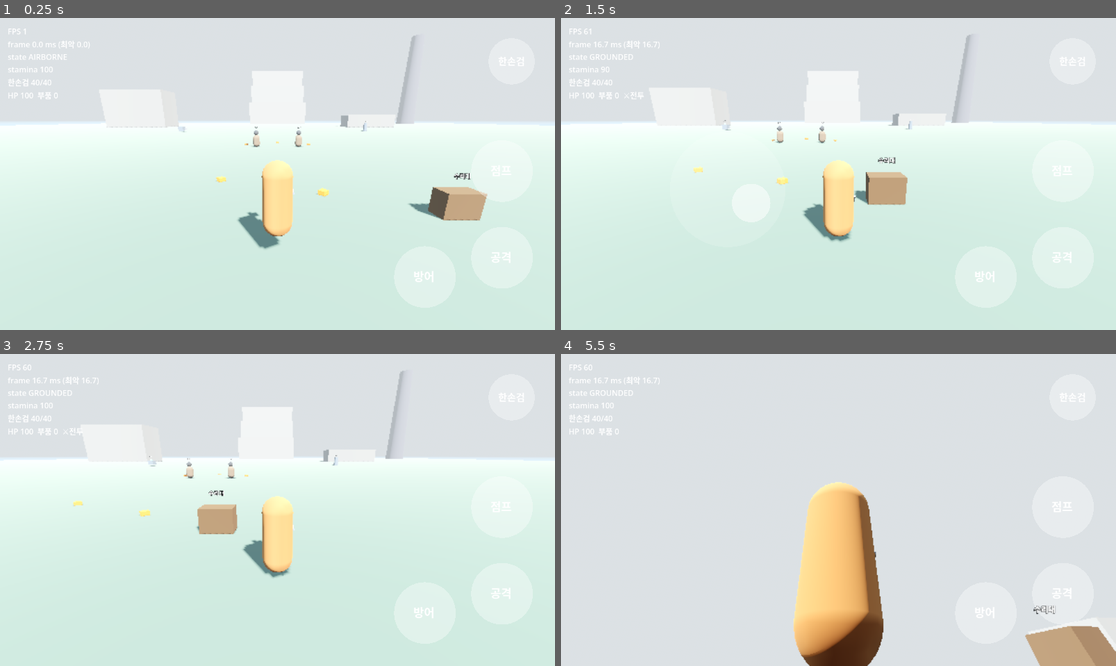
Above: before the commit, frames 1-4 (two rows, left to right).
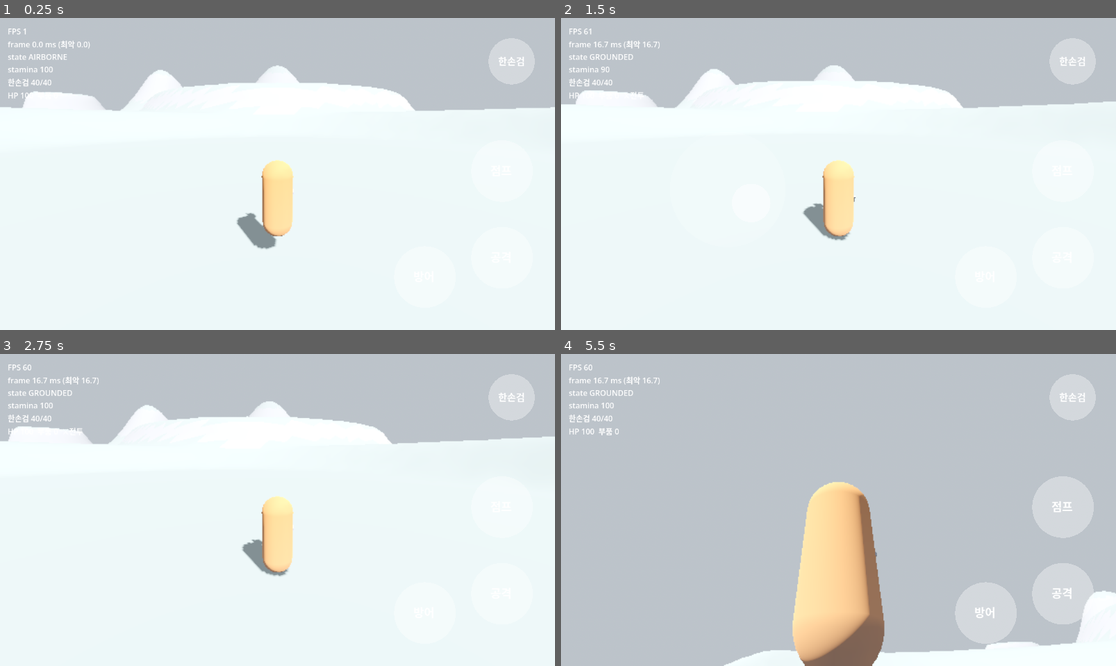
Above: after the commit, the same moments.

Repository: yeongkim0814-svg/Open-world
Game: Godot game, scene res://scenes/first_island.tscn
Same seed, same stepped clock (60 frames per second), same inputs: the game is played once before the commit and once after it. Before the commit the project starts from res://scenes/test_island.tscn.
Inputs (mouse positions are in pixels of both pictures, inside the frame that each line leads up to):
- Up to frame 1 (0.25 s): no input
- Up to frame 2 (1.5 s): move the mouse to (960, 158) at 0.52 s; hold D (move_right) 0.53-1.25 s; hold J (attack) 0.53-1.25 s; click (960, 158) at 0.67 s; tap Space (jump) at 0.77 s; drag from (727, 189) to (810, 236) at 1.27 s
- Up to frame 3 (2.75 s): move the mouse to (333, 441) at 2.02 s; hold D (move_right) from 2.03 s (still down); tap E (interact) at 2.1 s
- Up to frame 4 (5.5 s): release D (move_right) at 2.75 s; drag from (810, 572) to (672, 463) at 2.77 s; tap Enter at 3.5 s; move the mouse to (1005, 556) at 3.52 s; hold A (move_left) 3.53-4.25 s; hold Ctrl (walk) 3.53-4.25 s; tap Space (jump) at 3.77 s; drag from (672, 463) to (755, 432) at 4.27 s; move the mouse to (866, 510) at 5.02 s; hold S (move_back) from 5.03 s (still down); hold K (guard) from 5.03 s (still down); click (866, 510) at 5.17 s

The runs differ from the first frame. In frame 1, 60% of the frame differs, in the area x 0-100%, y 0-100%; in frame 2, 59%; in frame 3, 61%; in frame 4, 91%.

Commit message:
feat(m4a): 회복 셰이더·높이 지도 지형·첫 섬 씬
Co-Authored-By: Claude Opus 5.5 <noreply@anthropic.com>
Claude-Session: https://claude.ai/code/session_01PShdycDoYj1ffFPsLxdXpC

Diff:
--- a/project.godot
+++ b/project.godot
@@ -5,7 +5,7 @@
 [application]
 
 config/name="Open World"
-run/main_scene="res://scenes/test_island.tscn"
+run/main_scene="res://scenes/first_island.tscn"
 config/features=PackedStringArray("4.7", "Mobile")
 
 [display]
@@ -25,3 +25,14 @@
 
 renderer/rendering_method="mobile"
 scaling_3d/scale=0.75
+
+[shader_globals]
+
+vitality_center={
+"type": "vec3",
+"value": Vector3(0, 0, -10)
+}
+vitality_radius={
+"type": "float",
+"value": 0.0
+}
--- /dev/null
+++ b/scenes/first_island.tscn
@@ -0,0 +1,78 @@
+[gd_scene load_steps=14 format=3]
+
+[ext_resource type="Script" path="res://scripts/nodes/first_island.gd" id="world"]
+[ext_resource type="Script" path="res://scripts/nodes/terrain.gd" id="terrain"]
+[ext_resource type="Texture2D" path="res://assets/terrain/first_island.png" id="hmap"]
+[ext_resource type="Script" path="res://scripts/nodes/water.gd" id="water"]
+[ext_resource type="Shader" path="res://shaders/vitality.gdshader" id="vshader"]
+[ext_resource type="PackedScene" path="res://scenes/player.tscn" id="player"]
+[ext_resource type="PackedScene" path="res://scenes/touch_controls.tscn" id="touch"]
+[ext_resource type="Script" path="res://scripts/nodes/debug_hud.gd" id="hud"]
+
+[sub_resource type="ProceduralSkyMaterial" id="SkyMat"]
+sky_top_color = Color(0.5, 0.52, 0.55, 1)
+sky_horizon_color = Color(0.62, 0.64, 0.66, 1)
+ground_horizon_color = Color(0.62, 0.64, 0.66, 1)
+ground_bottom_color = Color(0.3, 0.31, 0.33, 1)
+
+[sub_resource type="Sky" id="Sky"]
+sky_material = SubResource("SkyMat")
+
+[sub_resource type="Environment" id="Env"]
+background_mode = 2
+sky = SubResource("Sky")
+ambient_light_source = 3
+tonemap_mode = 2
+fog_enabled = true
+fog_light_color = Color(0.6, 0.63, 0.66, 1)
+fog_density = 0.004
+fog_height = 6.0
+fog_height_density = 0.04
+
+[sub_resource type="ShaderMaterial" id="SeaMat"]
+shader = ExtResource("vshader")
+shader_parameter/albedo = Color(0.25, 0.65, 0.71, 1)
+shader_parameter/roughness_value = 0.3
+
+[sub_resource type="PlaneMesh" id="SeaMesh"]
+size = Vector2(2000, 2000)
+
+[node name="FirstIsland" type="Node3D"]
+script = ExtResource("world")
+
+[node name="WorldEnvironment" type="WorldEnvironment" parent="."]
+environment = SubResource("Env")
+
+[node name="Sun" type="DirectionalLight3D" parent="."]
+transform = Transform3D(0.866, -0.354, 0.354, 0, 0.707, 0.707, -0.5, -0.612, 0.612, 0, 80, 0)
+shadow_enabled = true
+directional_shadow_max_distance = 80.0
+
+[node name="Terrain" type="StaticBody3D" parent="."]
+script = ExtResource("terrain")
+height_map = ExtResource("hmap")
+
+[node name="Sea" type="MeshInstance3D" parent="."]
+mesh = SubResource("SeaMesh")
+surface_material_override/0 = SubResource("SeaMat")
+
+[node name="SeaWater" type="Node3D" parent="."]
+transform = Transform3D(1, 0, 0, 0, 1, 0, 0, 0, 1, 0, -20, 0)
+script = ExtResource("water")
+size = Vector3(2000, 40, 2000)
+
+[node name="Player" parent="." node_paths=PackedStringArray("touch_controls") instance=ExtResource("player")]
+transform = Transform3D(1, 0, 0, 0, 1, 0, 0, 0, 1, 0, 4, 100)
+touch_controls = NodePath("../UI/TouchControls")
+
+[node name="UI" type="CanvasLayer" parent="."]
+
+[node name="TouchControls" parent="UI" instance=ExtResource("touch")]
+
+[node name="DebugHud" type="Label" parent="UI" node_paths=PackedStringArray("player")]
+offset_left = 16.0
+offset_top = 16.0
+offset_right = 400.0
+offset_bottom = 160.0
+script = ExtResource("hud")
+player = NodePath("../../Player")
--- /dev/null
+++ b/scripts/nodes/first_island.gd
@@ -0,0 +1,8 @@
+class_name FirstIsland
+extends Node3D
+## 첫 섬 씬 루트 (그룹 "world"). 진행 상태를 갖고 수문·탑 이벤트를 처리한다.
+
+
+func _ready() -> void:
+	add_to_group("world")
+	RenderingServer.global_shader_parameter_set("vitality_radius", 0.0)
--- /dev/null
+++ b/scripts/nodes/terrain.gd
@@ -0,0 +1,48 @@
+class_name Terrain
+extends StaticBody3D
+## 높이 지도 PNG → 로우폴리 지형 메시 + 충돌 (설계서 5.2). 시작할 때 만든다.
+## 색: 낮은 곳 = 모래, 45° 넘는 경사 = 바위, 그 외 = 풀 (회복 후 색 — 셰이더가 잿빛으로 바꿈).
+
+const SAND := Color("#D8C79A")
+const ROCK := Color("#C49A6C")
+const GRASS := Color("#7FB45A")
+const VITALITY_SHADER := preload("res://shaders/vitality.gdshader")
+
+@export var height_map: Texture2D
+@export var world_size := 300.0
+@export var min_h := -10.0
+@export var max_h := 60.0
+@export var cell := 2.0
+
+var field: HeightField
+var build_ms := 0
+
+
+func _ready() -> void:
+	var t0 := Time.get_ticks_msec()
+	field = HeightField.new(height_map.get_image(), world_size, min_h, max_h)
+	var mesh_instance := MeshInstance3D.new()
+	mesh_instance.mesh = TerrainMesh.build(field, cell, _color)
+	var mat := ShaderMaterial.new()
+	mat.shader = VITALITY_SHADER
+	mat.set_shader_parameter("use_vertex_color", true)
+	mesh_instance.material_override = mat
+	add_child(mesh_instance)
+	var n := int(round(world_size / cell)) + 1
+	var shape := HeightMapShape3D.new()
+	shape.map_width = n
+	shape.map_depth = n
+	shape.map_data = TerrainMesh.heights(field, cell)
+	var col := CollisionShape3D.new()
+	col.shape = shape
+	col.scale = Vector3(cell, 1.0, cell)
+	add_child(col)
+	build_ms = Time.get_ticks_msec() - t0
+
+
+static func _color(h: float, normal: Vector3) -> Color:
+	if h < 2.0:
+		return SAND
+	if normal.y < 0.7:
+		return ROCK
+	return GRASS
--- /dev/null
+++ b/shaders/vitality.gdshader
@@ -0,0 +1,31 @@
+// 공용 회색↔컬러 셰이더 (03 그래픽 설계서 4장).
+// 탑에서 vitality_radius 안쪽 = 원래 색(회복), 바깥 = 바랜 잿빛(채도 15% + 푸른 기). 경계 10m.
+shader_type spatial;
+
+global uniform vec3 vitality_center;
+global uniform float vitality_radius;
+
+uniform vec4 albedo : source_color = vec4(1.0);
+uniform bool use_vertex_color = false;
+uniform bool keep_color = false;      // 생명력·신호·코어처럼 항상 고채도
+uniform float edge = 10.0;
+uniform float roughness_value = 1.0;
+
+varying vec3 world_pos;
+
+void vertex() {
+	world_pos = (MODEL_MATRIX * vec4(VERTEX, 1.0)).xyz;
+}
+
+void fragment() {
+	vec3 c = albedo.rgb;
+	if (use_vertex_color) {
+		c *= COLOR.rgb;
+	}
+	float lum = dot(c, vec3(0.299, 0.587, 0.114));
+	vec3 grey = mix(vec3(lum), c, 0.15) * vec3(0.95, 0.98, 1.05);
+	float d = distance(world_pos.xz, vitality_center.xz);
+	float t = keep_color ? 1.0 : 1.0 - smoothstep(vitality_radius - edge, vitality_radius, d);
+	ALBEDO = mix(grey, c, t);
+	ROUGHNESS = roughness_value;
+}
Not shown, added: scripts/nodes/first_island.gd.uid
Not shown, added: scripts/nodes/terrain.gd.uid
Not shown, added: shaders/vitality.gdshader.uid
